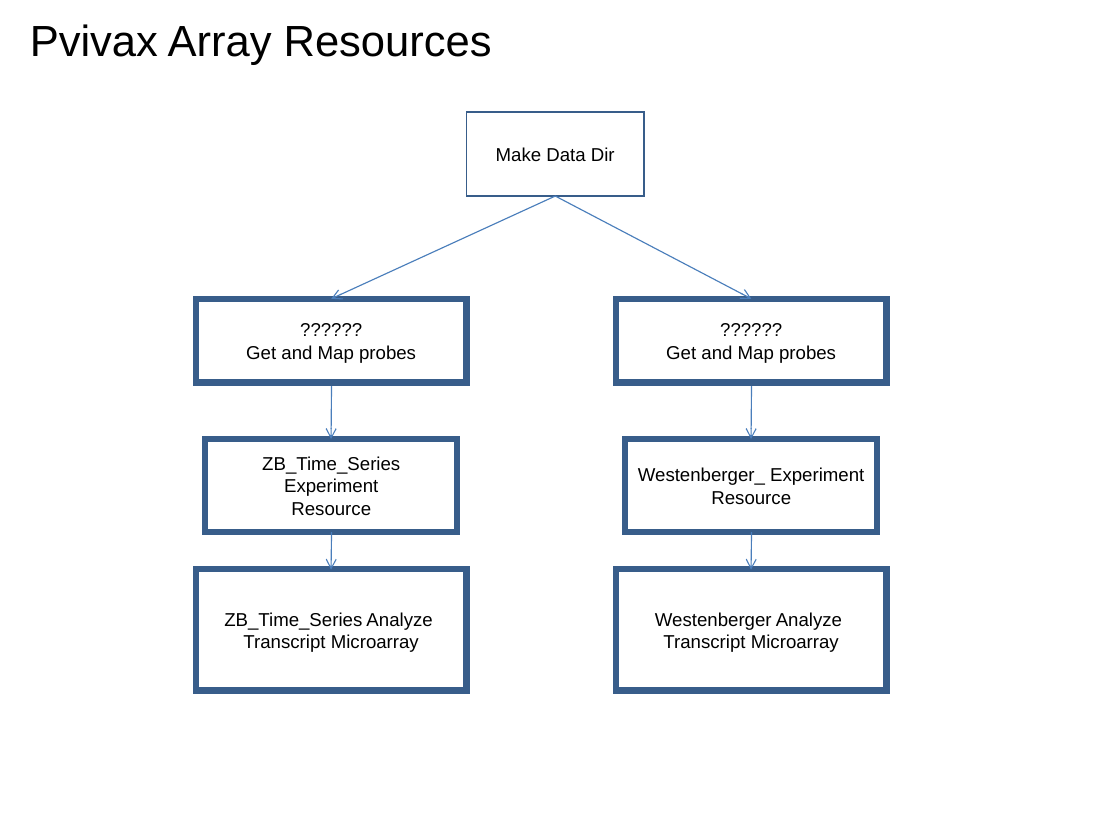
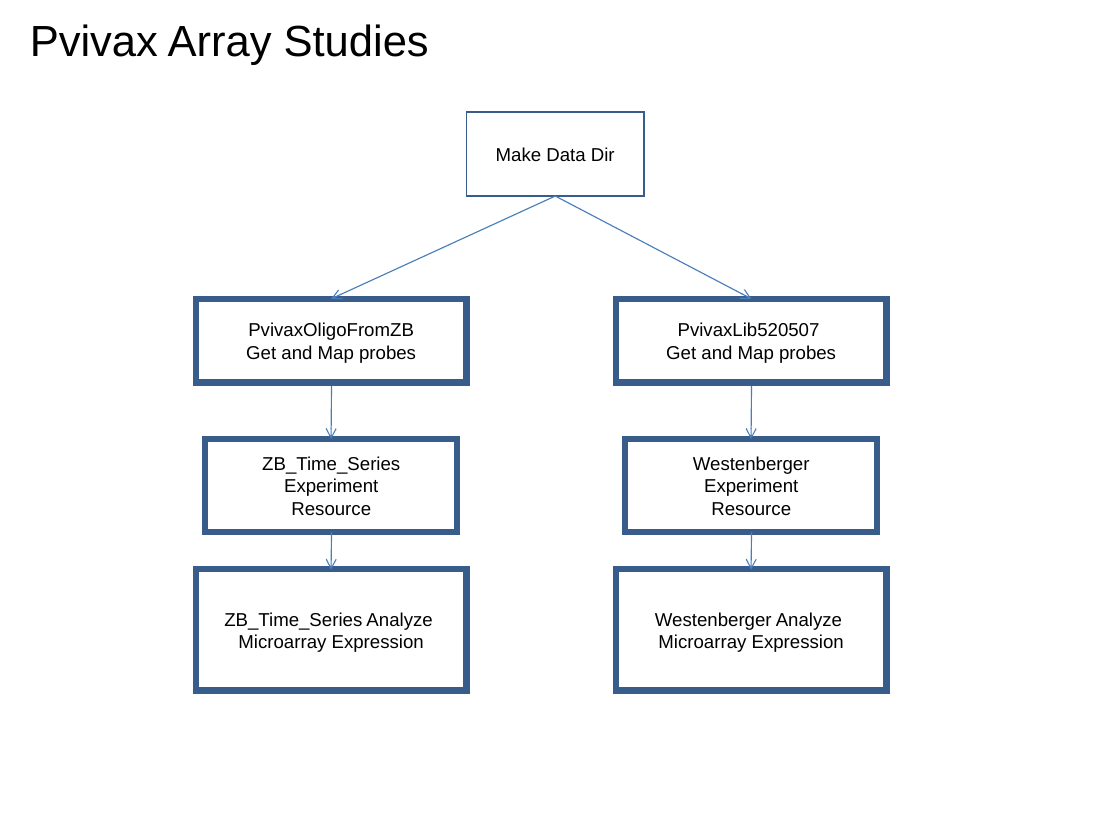
Before and after one commit to VEuPathDB/ApiCommonWorkflow, a slide deck: slide 37 of Main/doc/IntegratedWorkflow.ppt. Drawn at 1120x840 pixels with LibreOffice and Linux fonts; fonts in the diff are those of the drawing. Boxes give left, top, right and bottom in pixels: in the first picture for what was removed or moved away, otherwise in the second. Text is boxed around its words. In the diff, an @@ line names an element or a change of style, - is before the commit and + after.

Commit message:
update pb, pv, py array studies

```diff
--- a/Main/doc/IntegratedWorkflow.ppt
+++ b/Main/doc/IntegratedWorkflow.ppt
@@ title at [30, 24, 429, 65]: text changed @@
-Pvivax Array Resources
+Pvivax Array Studies
@@ text in rectangle at [248, 322, 414, 340]: text changed @@
-??????
+PvivaxOligoFromZB
@@ text in rectangle at [678, 322, 820, 337]: text changed @@
-??????
+PvivaxLib520507
@@ text in rectangle at [693, 456, 810, 496]: text changed @@
-Westenberger_ Experiment
+Westenberger
+Experiment
@@ text in rectangle at [238, 634, 424, 652]: text changed @@
-Transcript Microarray
+Microarray Expression
@@ text in rectangle at [658, 634, 844, 652]: text changed @@
-Transcript Microarray
+Microarray Expression
```
Also in this commit, not shown: 8 other slides changed.
